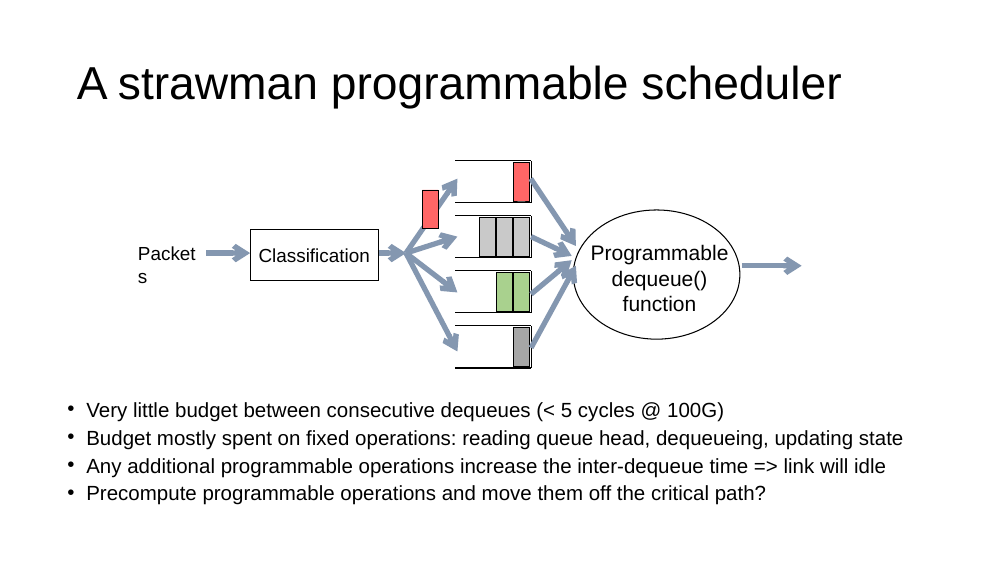
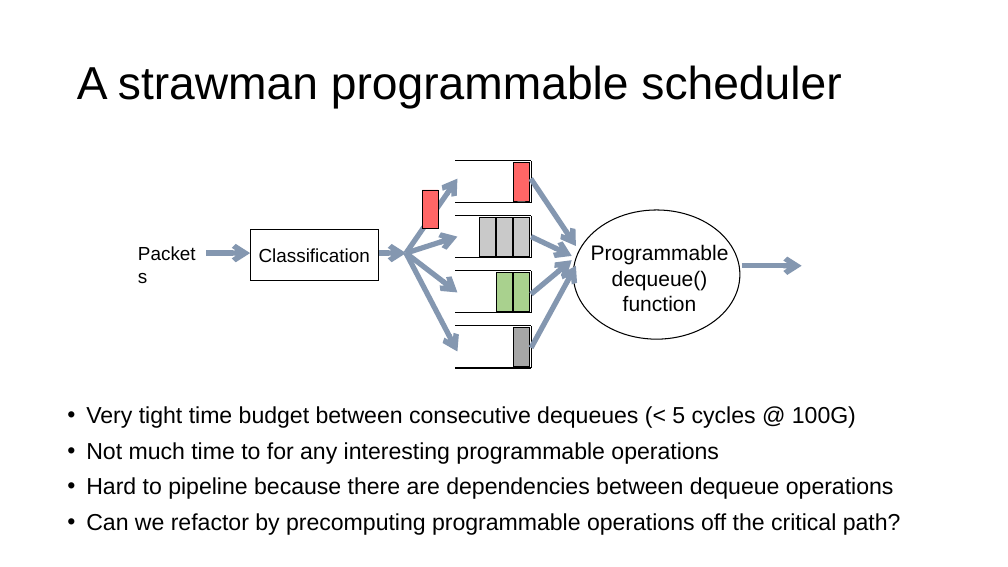
Before and after one commit to anirudhSK/pifo-domino-marple-ppts, a slide deck: slide 15 of combined_domino_pifo.pptx (slide 13 before the commit). Drawn at 1008x567 pixels with LibreOffice and Linux fonts; fonts in the diff are those of the drawing. Boxes give left, top, right and bottom in pixels: in the first picture for what was removed or moved away, otherwise in the second. Text is boxed around its words. In the diff, an @@ line names an element or a change of style, - is before the commit and + after.

```diff
--- a/combined_domino_pifo.pptx
+++ b/combined_domino_pifo.pptx
@@ text at [86, 406, 901, 535]: text changed; size 19.5 to 22 pt @@
-• Very little budget between consecutive dequeues (< 5 cycles @ 100G)
-• Budget mostly spent on fixed operations: reading queue head, dequeueing, updating state
-• Any additional programmable operations increase the inter-dequeue time => link will idle
-• Precompute programmable operations and move them off the critical path?
+• Very tight time budget between consecutive dequeues (< 5 cycles @ 100G)
+• Not much time to for any interesting programmable operations
+• Hard to pipeline because there are dependencies between dequeue operations
+• Can we refactor by precomputing programmable operations off the critical path?
```
Also in this commit, not shown: 12 other slides changed, 2 slides added, 1 other file.
